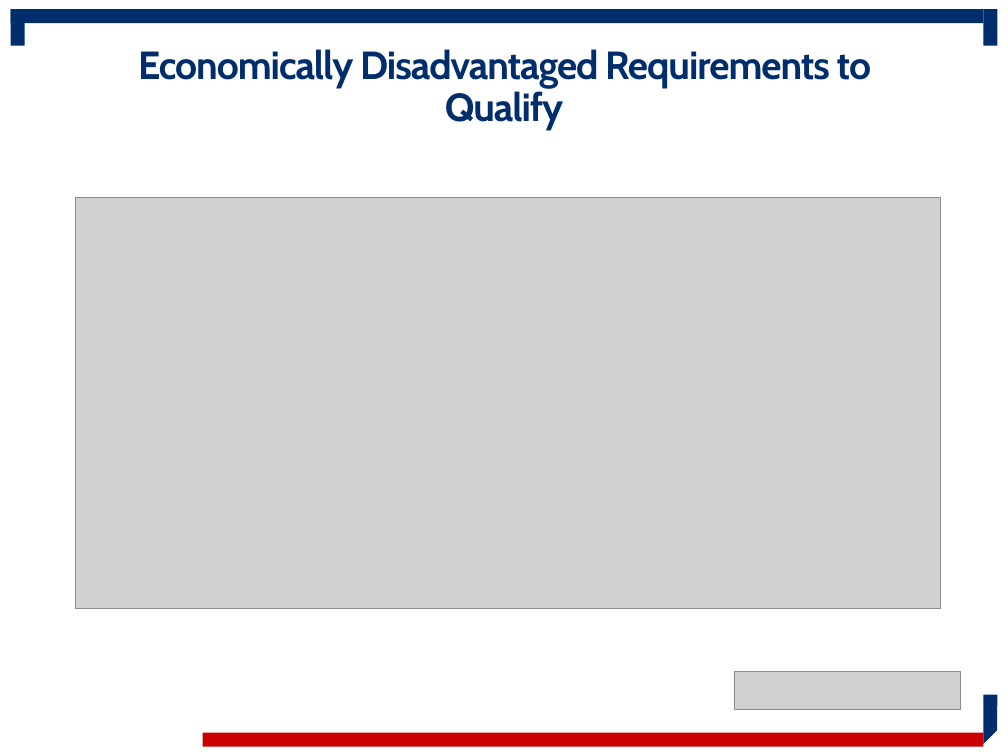
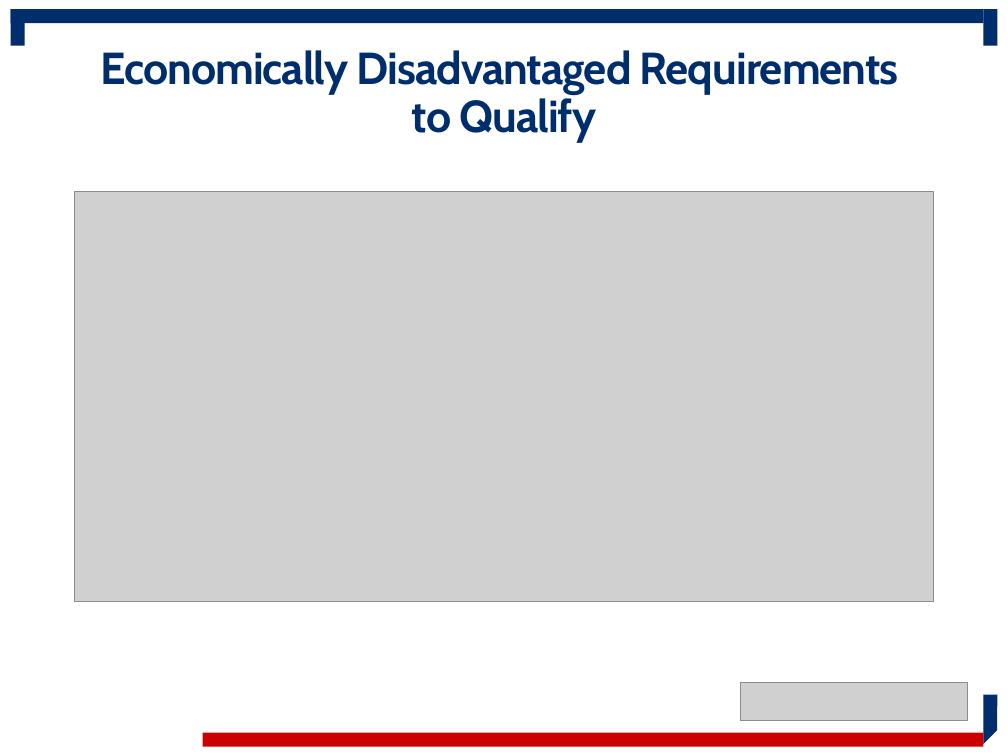
Before and after one commit to USSBA/brand, a slide deck: slide 16 of assets/sba/resource-partners/WOSB-ProgramOverview.pptx (slide 11 before the commit). Drawn at 1008x756 pixels with LibreOffice and Linux fonts; fonts in the diff are those of the drawing; grey boxes stand for pictures; background and template pictures are left out. Boxes give left, top, right and bottom in pixels: in the first picture for what was removed or moved away, otherwise in the second. Text is boxed around its words. In the diff, an @@ line names an element or a change of style, - is before the commit and + after.

```diff
--- a/assets/sba/resource-partners/WOSB-ProgramOverview.pptx
+++ b/assets/sba/resource-partners/WOSB-ProgramOverview.pptx
@@ title "Economically Disadvantaged Requirements to Qualify" at bbox=[100, 50, 899, 142]: size 28 to 32 pt @@
@@ picture: place and size @@
-picture at bbox=[76, 198, 940, 609]
+picture at bbox=[75, 192, 932, 602]
@@ picture: place and size @@
-picture at bbox=[734, 671, 961, 709]
+picture at bbox=[741, 682, 968, 720]
```
Also in this commit, not shown: 13 other slides changed, 21 slides added, 7 slides removed, 1 other file.
